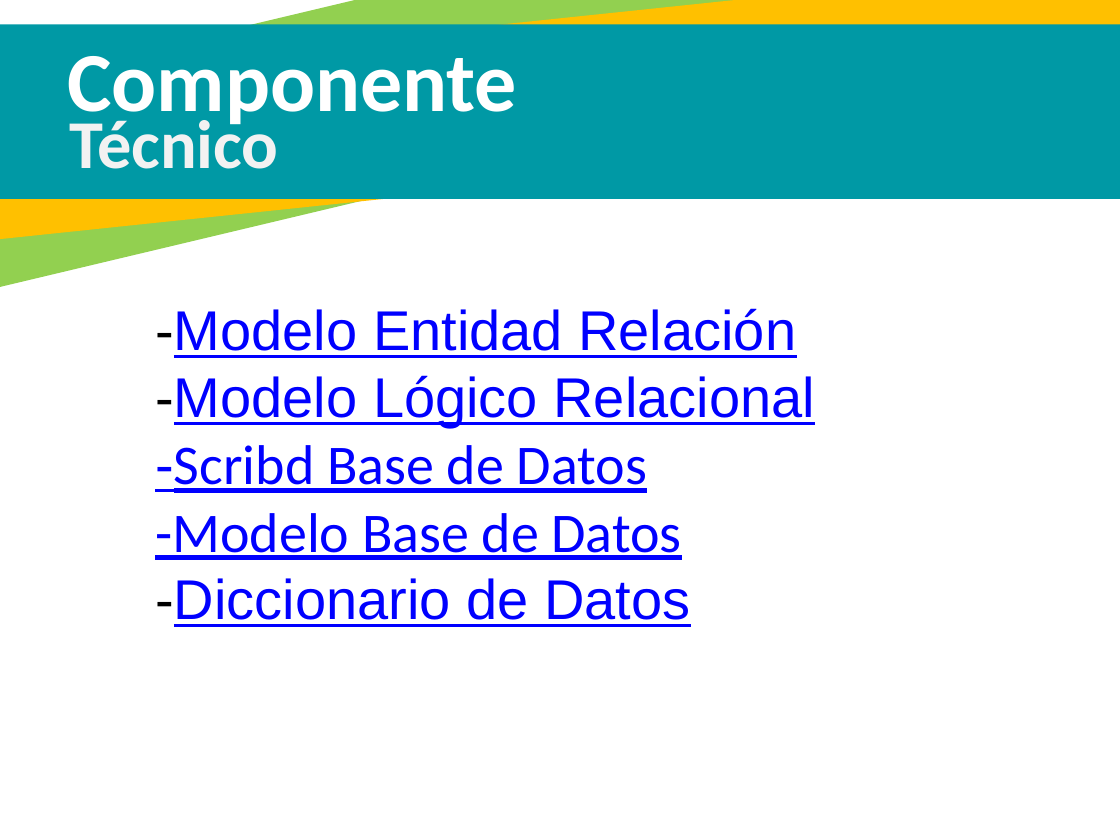
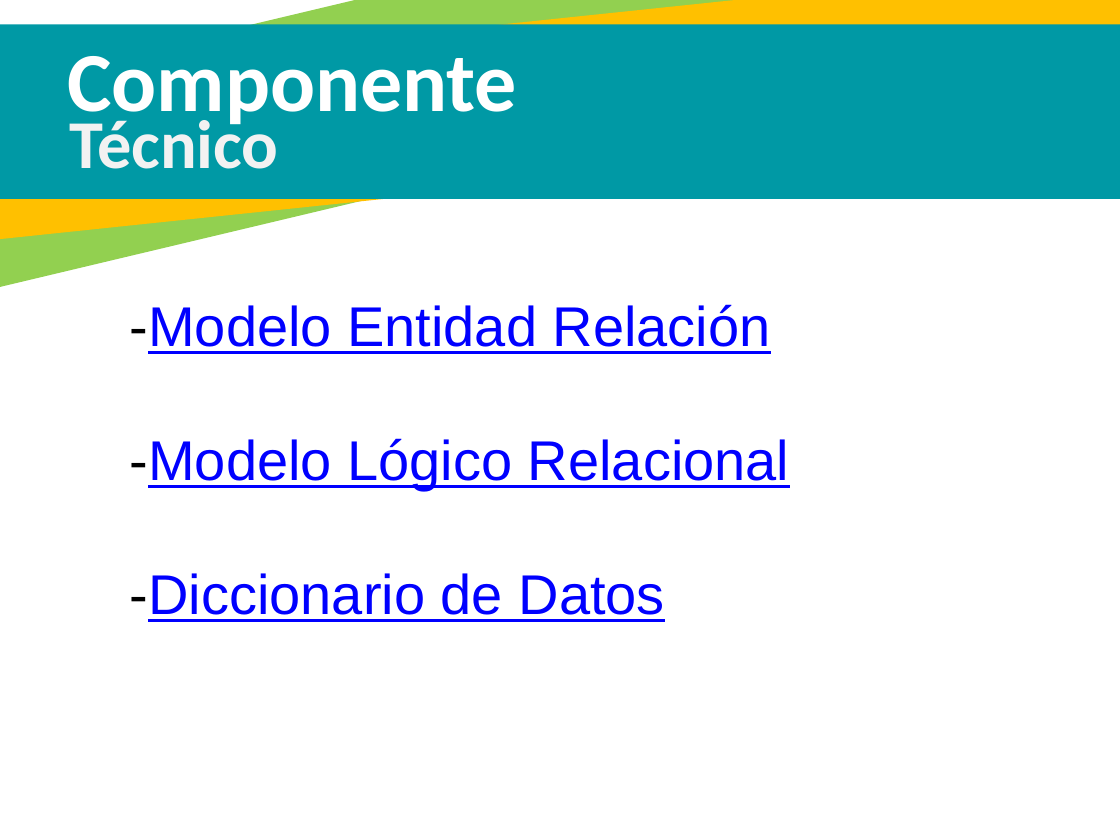
Before and after one commit to JorgeCanchon/Klimatizar-, a slide deck: slide 14 of Sistematización inventario KLIMATIZAR COLOMBIA SAS.pptx. Drawn at 1120x840 pixels with LibreOffice and Linux fonts; fonts in the diff are those of the drawing. Boxes give left, top, right and bottom in pixels: in the first picture for what was removed or moved away, otherwise in the second. Text is boxed around its words. In the diff, an @@ line names an element or a change of style, - is before the commit and + after.

```diff
--- a/Sistematización inventario KLIMATIZAR COLOMBIA SAS.pptx
+++ b/Sistematización inventario KLIMATIZAR COLOMBIA SAS.pptx
@@ text "-Modelo Entidad Relación": place and size @@
-text "-Modelo Entidad Relación" at <box>155,308,815,627</box>
+text "-Modelo Entidad Relación" at <box>130,304,789,622</box>
@@ text at <box>155,445,682,560</box>: paragraphs removed @@
--Scribd Base de Datos
--Modelo Base de Datos
```
Also in this commit, not shown: 7 other slides changed, 3 slides added, 9 other files.
